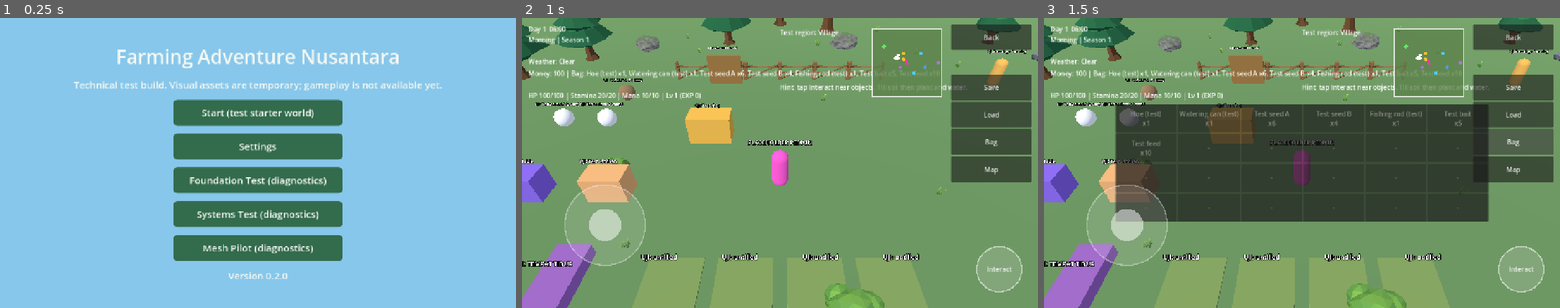
Above: before the commit, frames 1-3 (left to right).
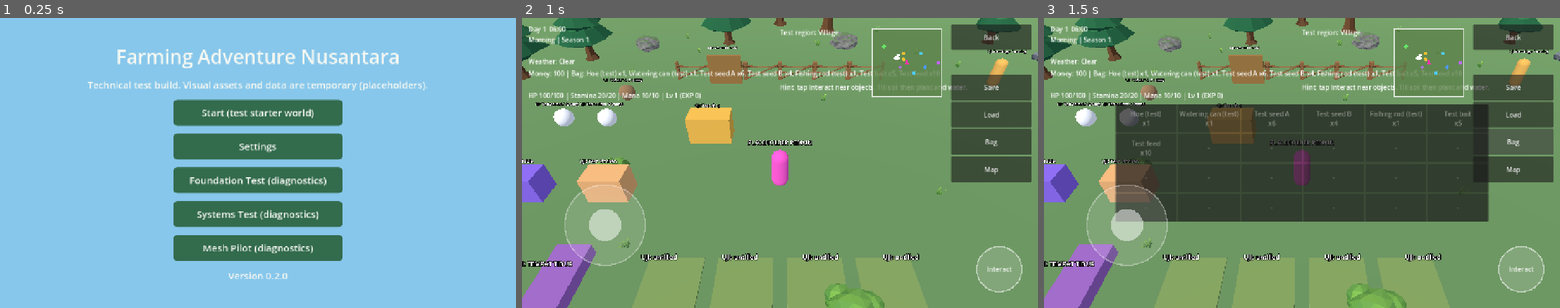
Above: after the commit, the same moments.

Repository: hadydaw/FARMING-ADVENTURE-NUSANTARA
Game: Godot game, scene res://game/boot/boot.tscn
Two runs of this game, one before a commit and one after it. Both use one fixed random seed, a clock stepped at 60 frames per second and the inputs below.
Inputs:
- Up to frame 1 (0.25 s): no input
- Up to frame 2 (1 s): click "Start (test starter world)" at 0.5 s
- Up to frame 3 (1.5 s): click "Bag" at 1.25 s

The runs differ from the first frame. In frame 1, 0.9% of the frame differs, in the area x 14-86%, y 21-26%; in frame 2, nothing differs; in frame 3, nothing differs.

Commit message:
Menu utama Lanjutkan dan simpan otomatis setelah tidur
Co-Authored-By: Claude Sonnet 5.5 <noreply@anthropic.com>
Claude-Session: https://claude.ai/code/session_011Entza5SoCyMwr8kuup11f

Diff:
--- a/game/core/save_service.gd
+++ b/game/core/save_service.gd
@@ -14,10 +14,27 @@
 const SAVE_DIR := "user://saves"
 const SCHEMA_VERSION := 1
 const MAX_SLOTS := 3
+const MANUAL_SLOT := 0
+const AUTOSAVE_SLOT := 1
+
+## Diisi menu utama ("Lanjutkan"); dunia memuat slot ini saat dibuka lalu mengosongkannya.
+var pending_load_slot := -1
 
 
 func slot_path(slot: int) -> String:
 	return "%s/slot_%d.json" % [SAVE_DIR, slot]
+
+
+## Slot dengan simpanan terbaru (waktu unix terbesar; seri -> slot lebih kecil). -1 bila tidak ada.
+func latest_slot() -> int:
+	var best := -1
+	var best_time := -1
+	for slot in MAX_SLOTS:
+		var info := slot_info(slot)
+		if not info.is_empty() and int(info["updated_at_unix"]) > best_time:
+			best = slot
+			best_time = int(info["updated_at_unix"])
+	return best
 
 
 func has_slot(slot: int) -> bool:
--- a/game/i18n/translations.csv
+++ b/game/i18n/translations.csv
@@ -1,7 +1,7 @@
 keys,id,en
 BOOT_TITLE,Farming Adventure Nusantara,Farming Adventure Nusantara
 BOOT_LOADING,Memuat…,Loading…
-MENU_NOTICE,"Build uji teknis. Aset visual masih sementara; gameplay belum tersedia.","Technical test build. Visual assets are temporary; gameplay is not available yet."
+MENU_NOTICE,"Build uji teknis. Aset visual dan data masih sementara (placeholder).","Technical test build. Visual assets and data are temporary (placeholders)."
 MENU_SETTINGS,Pengaturan,Settings
 MENU_FOUNDATION_TEST,Uji Fondasi (diagnostik),Foundation Test (diagnostics)
 MENU_VERSION,Versi %s,Version %s
@@ -314,3 +314,7 @@
 FESTIVAL_TODAY,Hari ini: %s! Hadiah diterima,Today: %s! Gift received
 FESTIVAL_BAG_FULL,Hari ini: %s (tas penuh - hadiah terlewat),Today: %s (bag full - gift missed)
 FESTIVAL_NEXT,Festival berikutnya: %s (hari ke-%d),Next festival: %s (day %d)
+MENU_CONTINUE,Lanjutkan,Continue
+MENU_SLOT_AUTO,simpan otomatis,autosave
+MENU_SLOT_MANUAL,simpan manual,manual save
+AUTOSAVE_OK,Tersimpan otomatis,Autosaved
--- a/game/ui/main_menu/main_menu.gd
+++ b/game/ui/main_menu/main_menu.gd
@@ -24,6 +24,13 @@
 	notice.autowrap_mode = TextServer.AUTOWRAP_WORD_SMART
 	column.add_child(notice)
 
+	var latest := SaveService.latest_slot()
+	if latest >= 0:
+		var cont := _button("MENU_CONTINUE", func():
+			SaveService.pending_load_slot = latest
+			SceneManager.go("world_start"))
+		cont.text = "%s (%s)" % [tr("MENU_CONTINUE"), tr("MENU_SLOT_AUTO") if latest == SaveService.AUTOSAVE_SLOT else tr("MENU_SLOT_MANUAL")]
+		column.add_child(cont)
 	column.add_child(_button("MENU_START_DEV", func():
 		GameTime.new_game()
 		SceneManager.go("world_start")))
--- a/game/world/world_start.gd
+++ b/game/world/world_start.gd
@@ -43,6 +43,10 @@
 	_build_board()
 	_build_dungeon_entrance()
 	Events.interaction_performed.connect(_on_interacted)
+	if SaveService.pending_load_slot >= 0:
+		var slot := SaveService.pending_load_slot
+		SaveService.pending_load_slot = -1
+		load_game.call_deferred(slot)
 
 
 func _process(delta: float) -> void:
@@ -434,15 +438,16 @@
 
 
 ## Simpan uji ke slot 0: waktu permainan + status pertanian (bukan jam perangkat).
-func save_game() -> bool:
-	var err := SaveService.save_slot(SAVE_SLOT, {"v": 1, "time": GameTime.clock.to_dict(), "farming": farming.to_dict(), "social": social.to_dict(), "map": map.to_dict(), "player": _player_save()})
-	hud.show_message(tr("SAVE_OK") if err == OK else tr("SAVE_FAIL"))
+func save_game(slot: int = SAVE_SLOT, quiet: bool = false) -> bool:
+	var err := SaveService.save_slot(slot, {"v": 1, "time": GameTime.clock.to_dict(), "farming": farming.to_dict(), "social": social.to_dict(), "map": map.to_dict(), "player": _player_save()})
+	if not quiet or err != OK:
+		hud.show_message(tr("SAVE_OK") if err == OK else tr("SAVE_FAIL"))
 	return err == OK
 
 
 ## Muat dari slot 0; semua-atau-tidak (waktu dan pertanian harus sama-sama valid).
-func load_game() -> bool:
-	var data: Dictionary = SaveService.load_slot(SAVE_SLOT)
+func load_game(slot: int = SAVE_SLOT) -> bool:
+	var data: Dictionary = SaveService.load_slot(slot)
 	if data.is_empty() or typeof(data.get("time")) != TYPE_DICTIONARY or typeof(data.get("farming")) != TYPE_DICTIONARY or typeof(data.get("social")) != TYPE_DICTIONARY or typeof(data.get("map")) != TYPE_DICTIONARY or typeof(data.get("player")) != TYPE_DICTIONARY:
 		hud.show_message(tr("LOAD_NONE"))
 		return false
@@ -522,7 +527,8 @@
 func _on_woke_up() -> void:
 	player.set_physics_process(true)
 	refresh_farm_visuals()
-	hud.show_message(tr("WOKE_UP"))
+	var saved_ok := save_game(SaveService.AUTOSAVE_SLOT, true)   # simpan otomatis setelah tidur
+	hud.show_message(tr("WOKE_UP") + ("\n" + tr("AUTOSAVE_OK") if saved_ok else ""))
 
 
 # --- NPC uji (jadwal + dialog; konten generik SEMENTARA, bukan NPC resmi) ---
--- a/tests/unit/test_world_start.gd
+++ b/tests/unit/test_world_start.gd
@@ -211,6 +211,20 @@
 	SaveService.delete_slot(0)
 	check(not world.load_game(), "muat tanpa simpanan ditolak")
 
+	# Simpan otomatis setelah bangun + slot terbaru (menu "Lanjutkan")
+	SaveService.delete_slot(1)
+	SaveService.delete_slot(0)
+	check_eq(SaveService.latest_slot(), -1, "tanpa simpanan: tidak ada slot terbaru")
+	world._on_woke_up()
+	check(SaveService.has_slot(SaveService.AUTOSAVE_SLOT), "autosave tercipta setelah bangun")
+	check_eq(SaveService.latest_slot(), SaveService.AUTOSAVE_SLOT, "slot terbaru = autosave")
+	var pm2 := GameTime.clock.total_minutes
+	GameTime.clock.add_minutes(300)
+	check(world.load_game(SaveService.AUTOSAVE_SLOT), "muat dari autosave")
+	check_eq(GameTime.clock.total_minutes, pm2, "waktu kembali ke autosave")
+	check_eq(SaveService.pending_load_slot, -1, "tidak ada muat tertunda")
+	SaveService.delete_slot(1)
+
 	# Batas dunia
 	player.global_position = Vector3(28, 0, 0)
 	player.input_override = Vector2(1, 0)  # kanan relatif yaw 0 = +X (menuju batas)
Binary file changed: game/i18n/translations.en.translation
Binary file changed: game/i18n/translations.id.translation
Not shown, changed: CHANGELOG.md
Not shown, changed: docs/project/PROGRESS_LOG.md
